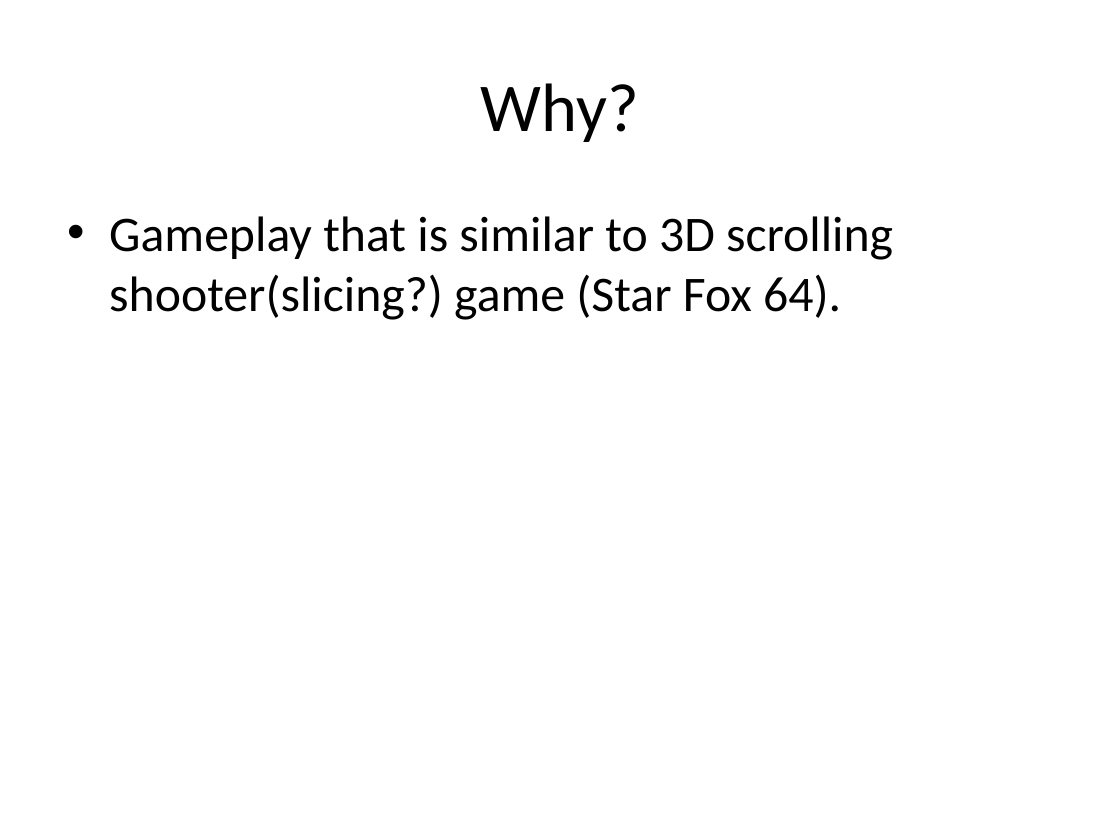
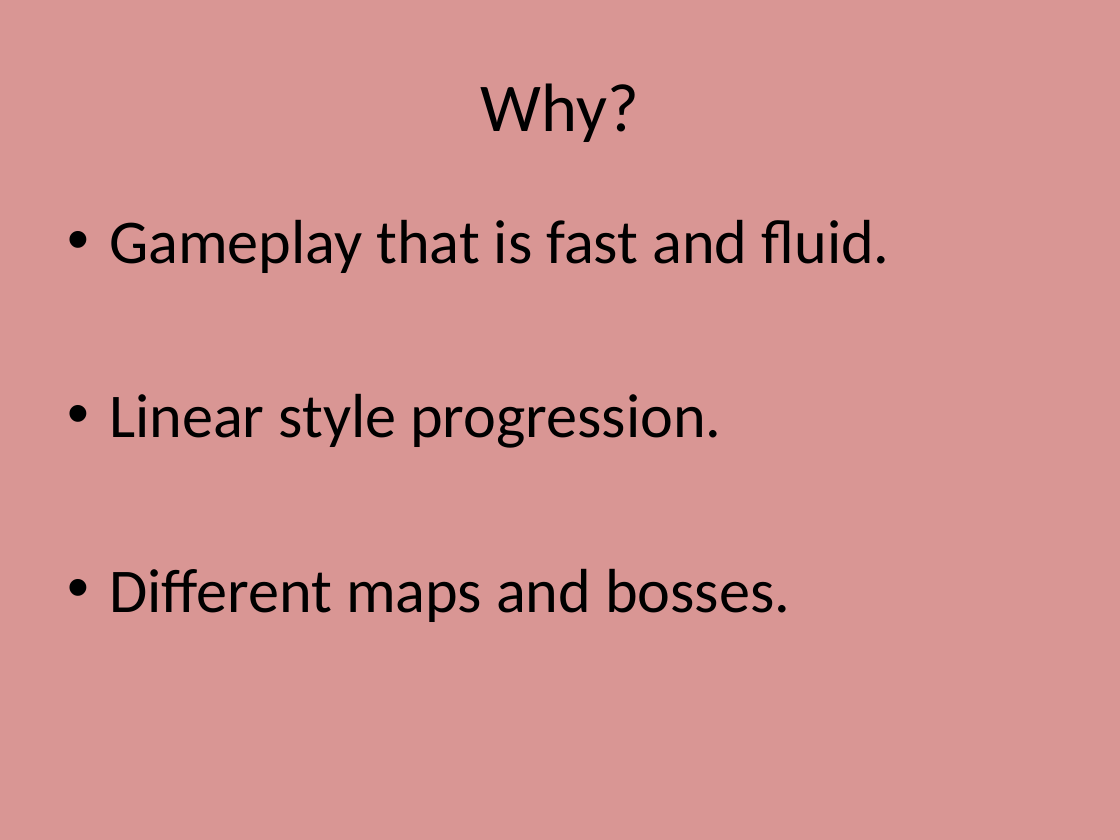
Before and after one commit to kt-chin/Games-and-Interactive-Entertainment-Business-and-Practice, a slide deck: slide 2 of Crystal Maze Disaster.pptx. Drawn at 1120x840 pixels with LibreOffice and Linux fonts; fonts in the diff are those of the drawing. Boxes give left, top, right and bottom in pixels: in the first picture for what was removed or moved away, otherwise in the second. Text is boxed around its words. In the diff, an @@ line names an element or a change of style, - is before the commit and + after.

Commit message:
Updated PPT

```diff
--- a/Crystal Maze Disaster.pptx
+++ b/Crystal Maze Disaster.pptx
@@ background #FFFFFF to #D99694 @@
@@ text at [109,219,890,622]: text changed; size 32 to 40 pt @@
-• Gameplay that is similar to 3D scrolling shooter(slicing?) game (Star Fox 64).
+• Gameplay that is fast and fluid.
+• Linear style progression.
+• Different maps and bosses.
```
Also in this commit, not shown: 5 slides added, 1 slide removed.
